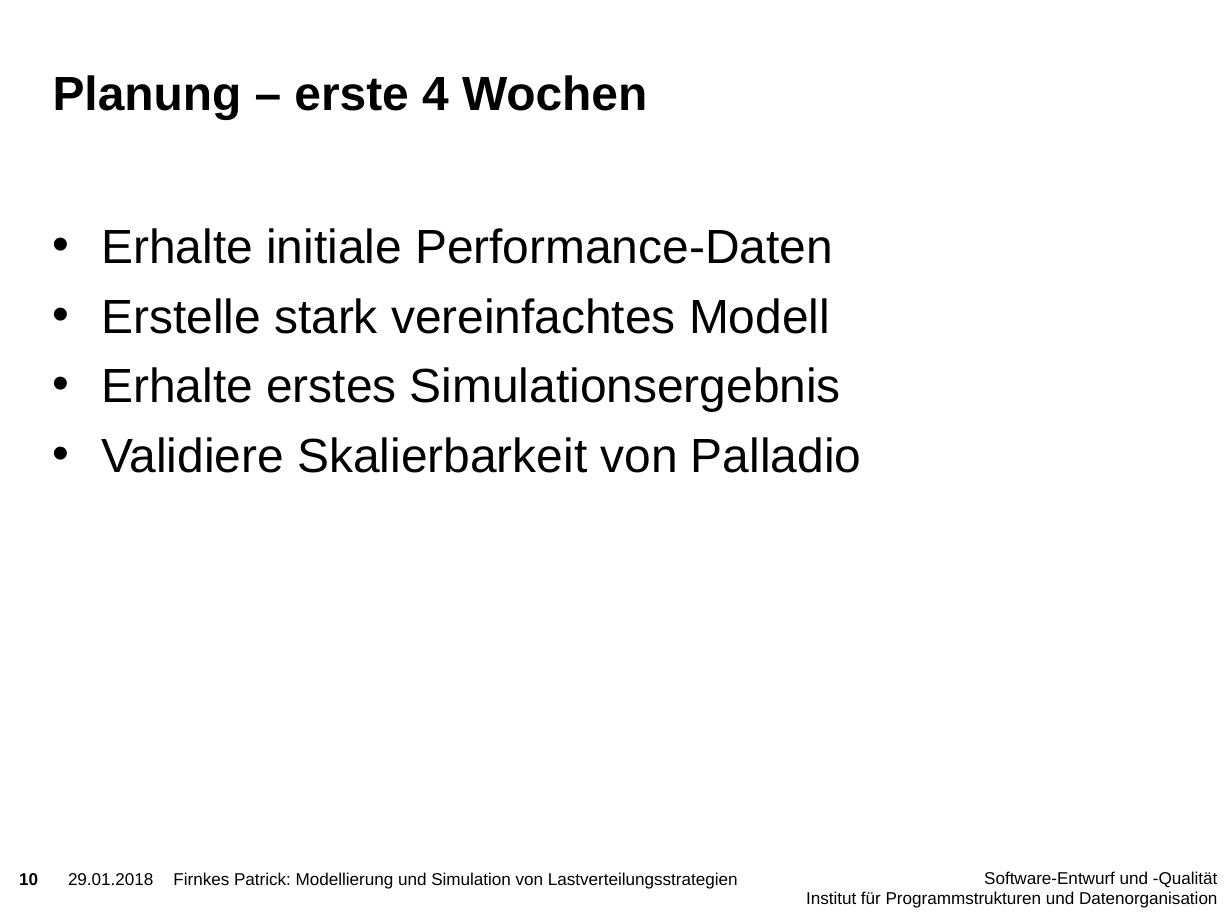
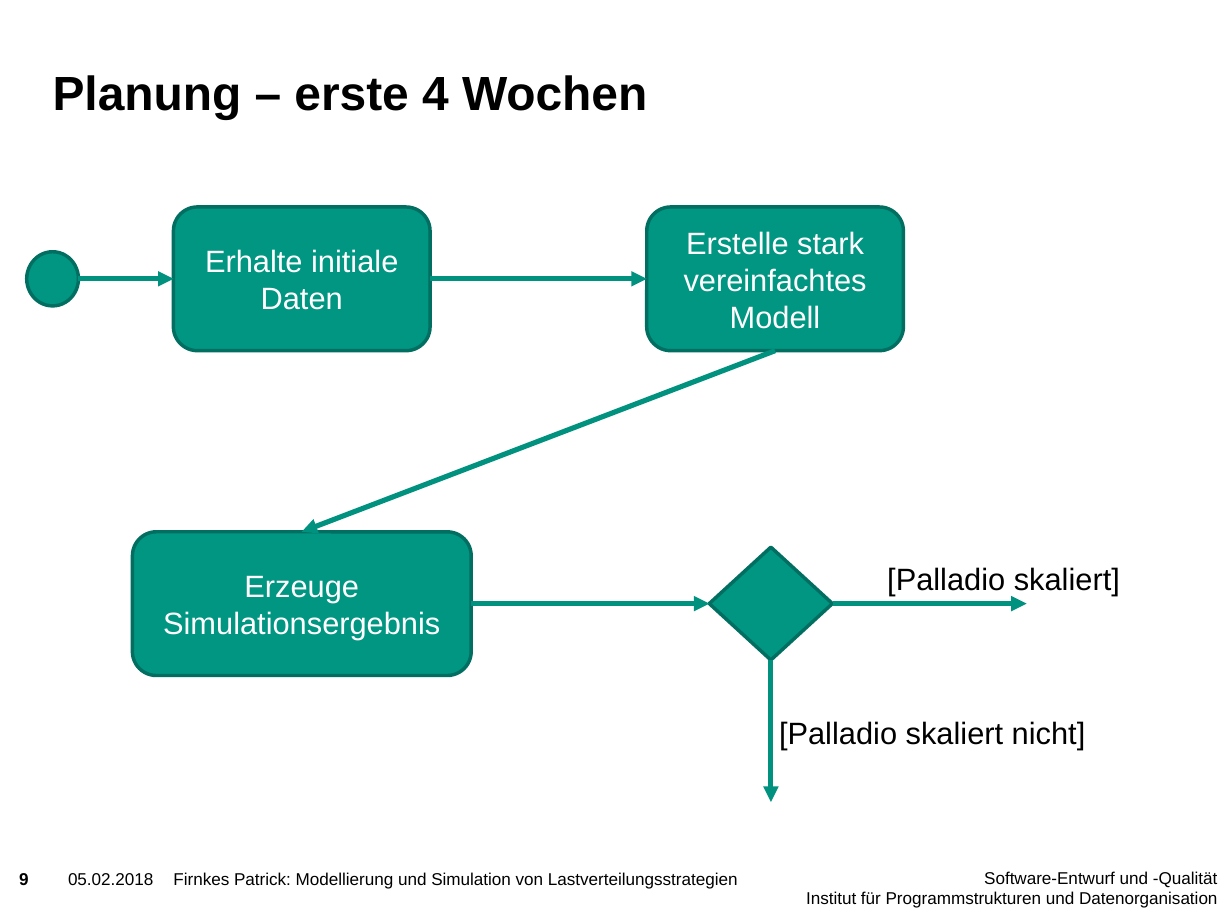
Before and after one commit to PatFirn/wlcg-loadbalancing, a slide deck: slide 9 of presentations/projekt-vorstellung.pptx (slide 10 before the commit). Drawn at 1232x924 pixels with LibreOffice and Linux fonts; fonts in the diff are those of the drawing; background and template pictures are left out. Boxes give left, top, right and bottom in pixels: in the first picture for what was removed or moved away, otherwise in the second. Text is boxed around its words. In the diff, an @@ line names an element or a change of style, - is before the commit and + after.

```diff
--- a/presentations/projekt-vorstellung.pptx
+++ b/presentations/projekt-vorstellung.pptx
@@ rounded rectangle added at (174,207,430,351), fill #009682, outline #006F60 2 pt, 18 pt, text #FFFFFF @@
+Erhalte initiale Daten
@@ rounded rectangle added at (647,207,903,351), fill #009682, outline #006F60 2 pt, 18 pt, text #FFFFFF @@
+Erstelle stark vereinfachtes Modell
@@ text removed at (101,228,861,473) @@
-• Erhalte initiale Performance-Daten
-• Erstelle stark vereinfachtes Modell
-• Erhalte erstes Simulationsergebnis
-• Validiere Skalierbarkeit von Palladio
@@ ellipse added at (27,251,79,306), fill #009682, outline #006F60 2 pt @@
@@ arrow added from (79, 278) to (174, 278), #00937F 3 pt @@
@@ arrow added from (430, 278) to (647, 278), #00937F 3 pt @@
@@ arrow added from (775, 351) to (302, 532), #00937F 3 pt @@
@@ rounded rectangle added at (132,532,471,676), fill #009682, outline #006F60 2 pt, 18 pt, text #FFFFFF @@
+Erzeuge Simulationsergebnis
@@ diamond added at (710,547,833,660), fill #009682, outline #006F60 2 pt @@
@@ text added at (887,567,1120,595), 18 pt, text #000000 @@
+[Palladio skaliert]
@@ arrow added from (471, 604) to (710, 604), #00937F 3 pt @@
@@ arrow added from (833, 604) to (1026, 604), #00937F 3 pt @@
@@ arrow added from (771, 660) to (771, 802), #00937F 3 pt @@
@@ text added at (779,721,1086,750), 18 pt, text #000000 @@
+[Palladio skaliert nicht]
@@ page number at (19,873,29,885): text changed @@
-10
+9
@@ text at (68,873,153,885): text changed @@
-29.01.2018
+05.02.2018
```
Also in this commit, not shown: 16 other slides changed, 2 slides added.
